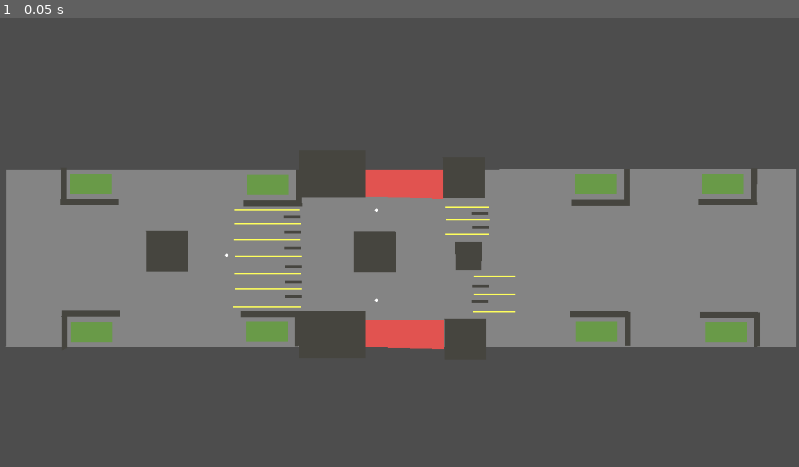
Above: before the commit, frame 1.
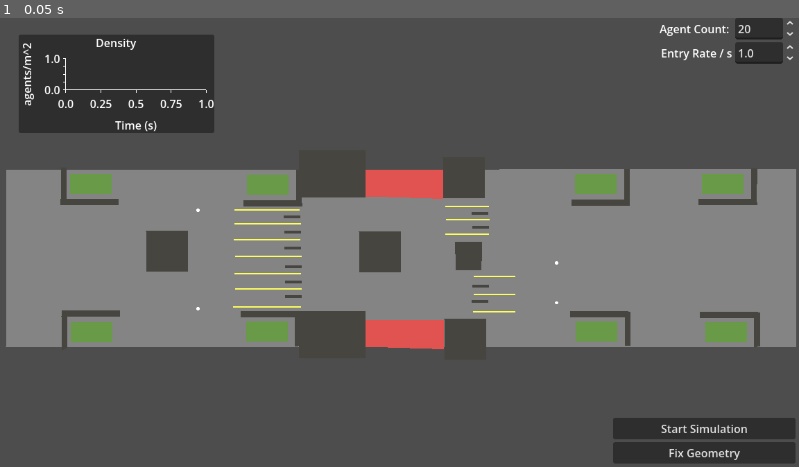
Above: after the commit, the same moment.

Repository: DyloreAquino/Thesis
Game: Godot game, scene res://test_main.tscn
Same seed, same stepped clock (60 frames per second), same inputs: the game is played once before the commit and once after it. The engine's default icon, where the game draws it, is replaced by a stand-in: a white triangle on a blue panel in a dark square.
Inputs:
- Up to frame 1 (0.05 s): no input

The runs differ from the first frame. In frame 1, 8.1% of the frame differs, in the area x 2-100%, y 0-100%.

Commit message:
feat: added journey entry switches for each entry area, fixed some obstacles

Diff:
--- a/godot/thesis-godot/geometry_exporter.gd
+++ b/godot/thesis-godot/geometry_exporter.gd
@@ -15,7 +15,7 @@
 	var message := {
 		"cmd": "setup_geometry",
 		"walkable_area": _polygon_to_scaled_points(walkable_area),
-		"entry_areas": entry_areas.map(_polygon_to_scaled_points),
+		"entry_areas": entry_areas.map(_entry_to_message),
 		"exit_areas": exit_areas.map(_polygon_to_scaled_points),
 		"obstacles": obstacles.map(_polygon_to_scaled_points),
 		"switches": switches.map(_switch_to_message),
@@ -23,6 +23,15 @@
 		"queues": queues.map(_queue_to_message).filter(func(q): return not q.is_empty()),
 	}
 	sim_client.send_message(JSON.stringify(message))
+
+func _entry_to_message(entry: Polygon2D) -> Dictionary:
+	var start: JourneySwitch = initial_switch
+	if entry is JourneyEntry and entry.starting_switch != null:
+		start = entry.starting_switch
+	return {
+		"polygon": _polygon_to_scaled_points(entry),
+		"starting_switch_id": start.switch_id if start else "",
+	}
 
 func _polygon_to_scaled_points(poly: Polygon2D) -> Array:
 	var points := []
--- /dev/null
+++ b/godot/thesis-godot/journey_entry.gd
@@ -0,0 +1,6 @@
+@tool
+extends Polygon2D
+class_name JourneyEntry
+
+## Agents spawned here begin at this switch. Empty uses GeometryExporter's initial switch.
+@export var starting_switch: JourneySwitch
--- a/godot/thesis-godot/test_main.tscn
+++ b/godot/thesis-godot/test_main.tscn
@@ -10,6 +10,7 @@
 [ext_resource type="Script" uid="uid://bv5ty2ta6to7e" path="res://journey_queue.gd" id="7_nedis"]
 [ext_resource type="Script" uid="uid://cfrtainw3mj4h" path="res://resize_handle.gd" id="9_nedis"]
 [ext_resource type="Script" uid="uid://cfaysggxyuyo8" path="res://stat_chart.gd" id="9_xbli7"]
+[ext_resource type="Script" uid="uid://bdcaq7jlyld0p" path="res://journey_entry.gd" id="11_entry"]
 
 [sub_resource type="SphereMesh" id="SphereMesh_7ti3p"]
 radius = 3.0
@@ -29,7 +30,7 @@
 entry_areas = [NodePath("../EntryPoint"), NodePath("../EntryPoint2"), NodePath("../EntryPoint3"), NodePath("../EntryPoint4"), NodePath("../EntryPoint5"), NodePath("../EntryPoint6"), NodePath("../EntryPoint7"), NodePath("../EntryPoint8")]
 exit_areas = [NodePath("../ExitPoint"), NodePath("../ExitPoint2")]
 obstacles = [NodePath("../Obstacle"), NodePath("../Obstacle2"), NodePath("../Obstacle3"), NodePath("../Obstacle4"), Nod …(774 unchanged characters)…
-switches = [NodePath("../JourneySwitch1"), NodePath("../JourneySwitch2"), NodePath("../JourneySwitch3")]
+switches = [NodePath("../JourneySwitch1"), NodePath("../JourneySwitch2"), NodePath("../JourneySwitch3"), NodePath("../JourneySwitch4")]
 initial_switch = NodePath("../JourneySwitch1")
 queues = [NodePath("../QueueLine"), NodePath("../QueueLine2"), NodePath("../QueueLine3"), NodePath("../QueueLine4"), No …(244 unchanged characters)…
 sim_client = NodePath("../SimClient")
@@ -52,11 +53,13 @@
 color = Color(0.5211406, 0.5211406, 0.5211405, 1)
 polygon = PackedVector2Array(47.6335, -14.289307, 1042.807, -16.197067, 1042.807, 595.86163, 47.196487, 594.197)
 
-[node name="EntryPoint" type="Polygon2D" parent="." unique_id=554408330]
+[node name="EntryPoint" type="Polygon2D" parent="." unique_id=554408330 node_paths=PackedStringArray("starting_switch")]
 position = Vector2(-579, -47)
 scale = Vector2(1, 0.6666667)
 color = Color(0.4147725, 0.60473317, 0.28495726, 1)
 polygon = PackedVector2Array(210, 274, 210, 361, 330, 361, 330, 274)
+script = ExtResource("11_entry")
+starting_switch = NodePath("../JourneySwitch1")
 
 [node name="ExitPoint" type="Polygon2D" parent="." unique_id=1589285996]
 position = Vector2(-196, -18)
@@ -75,7 +78,7 @@
 polygon = PackedVector2Array(668.86206, 303, 670.9138, 420, 422.65515, 421, 420.60342, 303)
 
 [node name="Obstacle26" type="Polygon2D" parent="." unique_id=317861058]
-position = Vector2(244.00002, 0)
+position = Vector2(259, 0)
 scale = Vector2(0.48739496, 1)
 color = Color(0.27531895, 0.27096286, 0.2501598, 1)
 polygon = PackedVector2Array(668.86206, 303, 670.9138, 420, 422.65515, 421, 420.60342, 303)
@@ -110,11 +113,13 @@
 color = Color(0.27531895, 0.27096286, 0.2501598, 1)
 polygon = PackedVector2Array(422.6552, 302, 765.2931, 301, 769.3966, 320, 422.6552, 320)
 
-[node name="EntryPoint2" type="Polygon2D" parent="." unique_id=474398043]
+[node name="EntryPoint2" type="Polygon2D" parent="." unique_id=474398043 node_paths=PackedStringArray("starting_switch")]
 position = Vector2(-576.99994, 381)
 scale = Vector2(1, 0.6666667)
 color = Color(0.4147725, 0.60473317, 0.28495726, 1)
 polygon = PackedVector2Array(210, 274, 210, 361, 330, 361, 330, 274)
+script = ExtResource("11_entry")
+starting_switch = NodePath("../JourneySwitch2")
 
 [node name="Obstacle10" type="Polygon2D" parent="." unique_id=206611565]
 position = Vector2(-599, 244)
@@ -128,11 +133,13 @@
 color = Color(0.27531895, 0.27096286, 0.2501598, 1)
 polygon = PackedVector2Array(422.6552, 302, 765.2931, 301, 769.3966, 320, 422.6552, 320)
 
-[node name="EntryPoint4" type="Polygon2D" parent="." unique_id=1005264725]
+[node name="EntryPoint4" type="Polygon2D" parent="." unique_id=1005264725 node_paths=PackedStringArray("starting_switch")]
 position = Vector2(-70.999954, 380)
 scale = Vector2(1, 0.6666667)
 color = Color(0.4147725, 0.60473317, 0.28495726, 1)
 polygon = PackedVector2Array(210, 274, 210, 361, 330, 361, 330, 274)
+script = ExtResource("11_entry")
+starting_switch = NodePath("../JourneySwitch2")
 
 [node name="Obstacle14" type="Polygon2D" parent="." unique_id=1319520698]
 position = Vector2(73.999985, 232)
@@ -146,11 +153,13 @@
 color = Color(0.27531895, 0.27096286, 0.2501598, 1)
 polygon = PackedVector2Array(422.6552, 302, 765.2931, 301, 769.3966, 320, 422.6552, 320)
 
-[node name="EntryPoint5" type="Polygon2D" parent="." unique_id=457380524]
+[node name="EntryPoint5" type="Polygon2D" parent="." unique_id=457380524 node_paths=PackedStringArray("starting_switch")]
 position = Vector2(880.00006, 379)
 scale = Vector2(1, 0.6666667)
 color = Color(0.4147725, 0.60473317, 0.28495726, 1)
 polygon = PackedVector2Array(210, 274, 210, 361, 330, 361, 330, 274)
+script = ExtResource("11_entry")
+starting_switch = NodePath("../JourneySwitch4")
 
 [node name="Obstacle16" type="Polygon2D" parent="." unique_id=1712777561]
 position = Vector2(1025, 231)
@@ -164,11 +173,13 @@
 color = Color(0.27531895, 0.27096286, 0.2501598, 1)
 polygon = PackedVector2Array(422.6552, 302, 765.2931, 301, 769.3966, 320, 422.6552, 320)
 
-[node name="EntryPoint6" type="Polygon2D" parent="." unique_id=2042367719]
+[node name="EntryPoint6" type="Polygon2D" parent="." unique_id=2042367719 node_paths=PackedStringArray("starting_switch")]
 position = Vector2(1253, 382)
 scale = Vector2(1, 0.6666667)
 color = Color(0.4147725, 0.60473317, 0.28495726, 1)
 polygon = PackedVector2Array(210, 274, 210, 361, 330, 361, 330, 274)
+script = ExtResource("11_entry")
+starting_switch = NodePath("../JourneySwitch4")
 
 [node name="Obstacle18" type="Polygon2D" parent="." unique_id=1481630309]
 position = Vector2(1398, 234)
@@ -182,11 +193,13 @@
 color = Color(0.27531895, 0.27096286, 0.2501598, 1)
 polygon = PackedVector2Array(422.6552, 302, 765.2931, 301, 769.3966, 320, 422.6552, 320)
 
-[node name="EntryPoint3" type="Polygon2D" parent="." unique_id=1859302759]
+[node name="EntryPoint3" type="Polygon2D" parent="." unique_id=1859302759 node_paths=PackedStringArray("starting_switch")]
 position = Vector2(-68, -44)
 scale = Vector2(1, 0.6666667)
 color = Color(0.4147725, 0.60473317, 0.28495726, 1)
-polygon = PackedVector2Array(210, 274, 210, 361, 330, 361, 330, 274)
+polygon = PackedVector2Array(210, 274, 210, 361, 330, 361, 330, 274, 257.30234, 274)
+script = ExtResource("11_entry")
+starting_switch = NodePath("../JourneySwitch1")
 
 [node name="Obstacle12" type="Polygon2D" parent="." unique_id=2109516618]
 position = Vector2(77.99992, -179)
@@ -200,11 +213,13 @@
 color = Color(0.27531895, 0.27096286, 0.2501598, 1)
 polygon = PackedVector2Array(422.6552, 302, 765.2931, 301, 769.3966, 320, 422.6552, 320)
 
-[node name="EntryPoint7" type="Polygon2D" parent="." unique_id=1771704394]
+[node name="EntryPoint7" type="Polygon2D" parent="." unique_id=1771704394 node_paths=PackedStringArray("starting_switch")]
 position = Vector2(877, -46)
 scale = Vector2(1, 0.6666667)
 color = Color(0.4147725, 0.60473317, 0.28495726, 1)
 polygon = PackedVector2Array(210, 274, 210, 361, 330, 361, 330, 274)
+script = ExtResource("11_entry")
+starting_switch = NodePath("../JourneySwitch3")
 
 [node name="Obstacle20" type="Polygon2D" parent="." unique_id=929738603]
 position = Vector2(1022.99994, -181)
@@ -218,11 +233,13 @@
 color = Color(0.27531895, 0.27096286, 0.2501598, 1)
 polygon = PackedVector2Array(422.6552, 302, 765.2931, 301, 769.3966, 320, 422.6552, 320)
 
-[node name="EntryPoint8" type="Polygon2D" parent="." unique_id=1612030669]
+[node name="EntryPoint8" type="Polygon2D" parent="." unique_id=1612030669 node_paths=PackedStringArray("starting_switch")]
 position = Vector2(1244, -47)
 scale = Vector2(1, 0.6666667)
 color = Color(0.4147725, 0.60473317, 0.28495726, 1)
 polygon = PackedVector2Array(210, 274, 210, 361, 330, 361, 330, 274)
+script = ExtResource("11_entry")
+starting_switch = NodePath("../JourneySwitch3")
 
 [node name="Obstacle22" type="Polygon2D" parent="." unique_id=165349002]
 position = Vector2(1390, -182)
@@ -306,179 +323,185 @@
 color = Color(0.27531895, 0.27096286, 0.2501598, 1)
 polygon = PackedVector2Array(588, 302, 588, 326, 492, 326, 492, 312.96173, 492, 302)
 
-[node name="QueueLine" type="Line2D" parent="." unique_id=1139622068 node_paths=PackedStringArray("target_switches", "target_exits")]
+[node name="QueueLine" type="Line2D" parent="." unique_id=1139622068 node_paths=PackedStringArray("target_exits")]
 position = Vector2(-376, 89)
 points = PackedVector2Array(669, 152, 482, 152)
 width = 4.0
 default_color = Color(1, 1, 0.36078432, 1)
 script = ExtResource("7_nedis")
-target_switches = [NodePath("../JourneySwitch2"), NodePath("../JourneySwitch3")]
-target_exits = [NodePath("../ExitPoint"), NodePath("../ExitPoint2")]
-transition_type = "least_targeted"
-release_interval_seconds = 4.0
-
-[node name="QueueLine8" type="Line2D" parent="." unique_id=415539988 node_paths=PackedStringArray("target_switches", "target_exits")]
+target_exits = [NodePath("../ExitPoint"), NodePath("../ExitPoint2")]
+transition_type = "least_targeted"
+release_interval_seconds = 4.0
+
+[node name="QueueLine8" type="Line2D" parent="." unique_id=415539988 node_paths=PackedStringArray("target_exits")]
 position = Vector2(171, 159)
 points = PackedVector2Array(669, 152, 543, 152)
 width = 4.0
 default_color = Color(1, 1, 0.36078432, 1)
 script = ExtResource("7_nedis")
-target_switches = [NodePath("../JourneySwitch2"), NodePath("../JourneySwitch3")]
-target_exits = [NodePath("../ExitPoint"), NodePath("../ExitPoint2")]
-transition_type = "least_targeted"
-release_interval_seconds = 4.0
-
-[node name="QueueLine11" type="Line2D" parent="." unique_id=332956193 node_paths=PackedStringArray("target_switches", "target_exits")]
+target_exits = [NodePath("../ExitPoint"), NodePath("../ExitPoint2")]
+transition_type = "least_targeted"
+release_interval_seconds = 4.0
+
+[node name="QueueLine11" type="Line2D" parent="." unique_id=332956193 node_paths=PackedStringArray("target_exits")]
 position = Vector2(373, 281)
 points = PackedVector2Array(422, 152, 543, 152)
 width = 4.0
 default_color = Color(1, 1, 0.36078432, 1)
 script = ExtResource("7_nedis")
-target_switches = [NodePath("../JourneySwitch2"), NodePath("../JourneySwitch3")]
-target_exits = [NodePath("../ExitPoint"), NodePath("../ExitPoint2")]
-transition_type = "least_targeted"
-release_interval_seconds = 4.0
-
-[node name="QueueLine9" type="Line2D" parent="." unique_id=539308695 node_paths=PackedStringArray("target_switches", "target_exits")]
+target_exits = [NodePath("../ExitPoint"), NodePath("../ExitPoint2")]
+transition_type = "least_targeted"
+release_interval_seconds = 4.0
+
+[node name="QueueLine9" type="Line2D" parent="." unique_id=539308695 node_paths=PackedStringArray("target_exits")]
 position = Vector2(173, 116)
 points = PackedVector2Array(669, 152, 543, 152)
 width = 4.0
 default_color = Color(1, 1, 0.36078432, 1)
 script = ExtResource("7_nedis")
-target_switches = [NodePath("../JourneySwitch2"), NodePath("../JourneySwitch3")]
-target_exits = [NodePath("../ExitPoint"), NodePath("../ExitPoint2")]
-transition_type = "least_targeted"
-release_interval_seconds = 4.0
-
-[node name="QueueLine12" type="Line2D" parent="." unique_id=1669580491 node_paths=PackedStringArray("target_switches", "target_exits")]
+target_exits = [NodePath("../ExitPoint"), NodePath("../ExitPoint2")]
+transition_type = "least_targeted"
+release_interval_seconds = 4.0
+
+[node name="QueueLine12" type="Line2D" parent="." unique_id=1669580491 node_paths=PackedStringArray("target_exits")]
 position = Vector2(372, 333)
 points = PackedVector2Array(423, 152, 543, 152)
 width = 4.0
 default_color = Color(1, 1, 0.36078432, 1)
 script = ExtResource("7_nedis")
-target_switches = [NodePath("../JourneySwitch2"), NodePath("../JourneySwitch3")]
-target_exits = [NodePath("../ExitPoint"), NodePath("../ExitPoint2")]
-transition_type = "least_targeted"
-release_interval_seconds = 4.0
-
-[node name="QueueLine10" type="Line2D" parent="." unique_id=979715031 node_paths=PackedStringArray("target_switches", "target_exits")]
-position = Vector2(170, 80)
+target_exits = [NodePath("../ExitPoint"), NodePath("../ExitPoint2")]
+transition_type = "least_targeted"
+release_interval_seconds = 4.0
+
+[node name="QueueLine10" type="Line2D" parent="." unique_id=979715031 node_paths=PackedStringArray("target_exits")]
+position = Vector2(170, 79)
 points = PackedVector2Array(669, 152, 543, 152)
 width = 4.0
 default_color = Color(1, 1, 0.36078432, 1)
 script = ExtResource("7_nedis")
-target_switches = [NodePath("../JourneySwitch2"), NodePath("../JourneySwitch3")]
-target_exits = [NodePath("../ExitPoint"), NodePath("../ExitPoint2")]
-transition_type = "least_targeted"
-release_interval_seconds = 4.0
-
-[node name="QueueLine15" type="Line2D" parent="." unique_id=1129985217 node_paths=PackedStringArray("target_switches", "target_exits")]
+target_exits = [NodePath("../ExitPoint"), NodePath("../ExitPoint2")]
+transition_type = "least_targeted"
+release_interval_seconds = 4.0
+
+[node name="QueueLine15" type="Line2D" parent="." unique_id=1129985217 node_paths=PackedStringArray("target_exits")]
 position = Vector2(368, 382)
 points = PackedVector2Array(426, 152, 548, 152)
 width = 4.0
 default_color = Color(1, 1, 0.36078432, 1)
 script = ExtResource("7_nedis")
-target_switches = [NodePath("../JourneySwitch2"), NodePath("../JourneySwitch3")]
-target_exits = [NodePath("../ExitPoint"), NodePath("../ExitPoint2")]
-transition_type = "least_targeted"
-release_interval_seconds = 4.0
-
-[node name="QueueLine2" type="Line2D" parent="." unique_id=431844337 node_paths=PackedStringArray("target_switches", "target_exits")]
+target_exits = [NodePath("../ExitPoint"), NodePath("../ExitPoint2")]
+transition_type = "least_targeted"
+release_interval_seconds = 4.0
+
+[node name="QueueLine2" type="Line2D" parent="." unique_id=431844337 node_paths=PackedStringArray("target_exits")]
 position = Vector2(-380, 134)
 points = PackedVector2Array(677, 147, 485, 147)
 width = 4.0
 default_color = Color(1, 1, 0.36078432, 1)
 script = ExtResource("7_nedis")
-target_switches = [NodePath("../JourneySwitch2"), NodePath("../JourneySwitch3")]
-target_exits = [NodePath("../ExitPoint"), NodePath("../ExitPoint2")]
-transition_type = "least_targeted"
-release_interval_seconds = 4.0
-
-[node name="QueueLine3" type="Line2D" parent="." unique_id=1523155163 node_paths=PackedStringArray("target_switches", "target_exits")]
+target_exits = [NodePath("../ExitPoint"), NodePath("../ExitPoint2")]
+transition_type = "least_targeted"
+release_interval_seconds = 4.0
+
+[node name="QueueLine3" type="Line2D" parent="." unique_id=1523155163 node_paths=PackedStringArray("target_exits")]
 position = Vector2(-381, 184)
 points = PackedVector2Array(676, 143, 484, 143)
 width = 4.0
 default_color = Color(1, 1, 0.36078432, 1)
 script = ExtResource("7_nedis")
-target_switches = [NodePath("../JourneySwitch2"), NodePath("../JourneySwitch3")]
-target_exits = [NodePath("../ExitPoint"), NodePath("../ExitPoint2")]
-transition_type = "least_targeted"
-release_interval_seconds = 4.0
-
-[node name="QueueLine4" type="Line2D" parent="." unique_id=1065396825 node_paths=PackedStringArray("target_switches", "target_exits")]
+target_exits = [NodePath("../ExitPoint"), NodePath("../ExitPoint2")]
+transition_type = "least_targeted"
+release_interval_seconds = 4.0
+
+[node name="QueueLine4" type="Line2D" parent="." unique_id=1065396825 node_paths=PackedStringArray("target_exits")]
 position = Vector2(-377, 227)
 points = PackedVector2Array(676, 148, 484, 148)
 width = 4.0
 default_color = Color(1, 1, 0.36078432, 1)
 script = ExtResource("7_nedis")
-target_switches = [NodePath("../JourneySwitch2"), NodePath("../JourneySwitch3")]
-target_exits = [NodePath("../ExitPoint"), NodePath("../ExitPoint2")]
-transition_type = "least_targeted"
-release_interval_seconds = 4.0
-
-[node name="QueueLine5" type="Line2D" parent="." unique_id=1336792386 node_paths=PackedStringArray("target_switches", "target_exits")]
+target_exits = [NodePath("../ExitPoint"), NodePath("../ExitPoint2")]
+transition_type = "least_targeted"
+release_interval_seconds = 4.0
+
+[node name="QueueLine5" type="Line2D" parent="." unique_id=1336792386 node_paths=PackedStringArray("target_exits")]
 position = Vector2(-381, 277)
 points = PackedVector2Array(679, 148, 487, 148)
 width = 4.0
 default_color = Color(1, 1, 0.36078432, 1)
 script = ExtResource("7_nedis")
-target_switches = [NodePath("../JourneySwitch2"), NodePath("../JourneySwitch3")]
-target_exits = [NodePath("../ExitPoint"), NodePath("../ExitPoint2")]
-transition_type = "least_targeted"
-release_interval_seconds = 4.0
-
-[node name="QueueLine6" type="Line2D" parent="." unique_id=403763594 node_paths=PackedStringArray("target_switches", "target_exits")]
+target_exits = [NodePath("../ExitPoint"), NodePath("../ExitPoint2")]
+transition_type = "least_targeted"
+release_interval_seconds = 4.0
+
+[node name="QueueLine6" type="Line2D" parent="." unique_id=403763594 node_paths=PackedStringArray("target_exits")]
 position = Vector2(-379, 321)
 points = PackedVector2Array(679, 148, 487, 148)
 width = 4.0
 default_color = Color(1, 1, 0.36078432, 1)
 script = ExtResource("7_nedis")
-target_switches = [NodePath("../JourneySwitch2"), NodePath("../JourneySwitch3")]
-target_exits = [NodePath("../ExitPoint"), NodePath("../ExitPoint2")]
-transition_type = "least_targeted"
-release_interval_seconds = 4.0
-
-[node name="QueueLine7" type="Line2D" parent="." unique_id=497106898 node_paths=PackedStringArray("target_switches", "target_exits")]
+target_exits = [NodePath("../ExitPoint"), NodePath("../ExitPoint2")]
+transition_type = "least_targeted"
+release_interval_seconds = 4.0
+
+[node name="QueueLine7" type="Line2D" parent="." unique_id=497106898 node_paths=PackedStringArray("target_exits")]
 position = Vector2(-382, 373)
 points = PackedVector2Array(679, 148, 484, 148)
 width = 4.0
 default_color = Color(1, 1, 0.36078432, 1)
 script = ExtResource("7_nedis")
-target_switches = [NodePath("../JourneySwitch2"), NodePath("../JourneySwitch3")]
-target_exits = [NodePath("../ExitPoint"), NodePath("../ExitPoint2")]
-transition_type = "least_targeted"
-release_interval_seconds = 4.0
-
-[node name="JourneySwitch3" type="Marker2D" parent="." unique_id=1490291367 node_paths=PackedStringArray("target_exits")]
-position = Vector2(515, 241)
-script = ExtResource("6_saih3")
-switch_id = "switch_c"
-target_exits = [NodePath("../ExitPoint")]
-
-[node name="MeshInstance2D" type="MeshInstance2D" parent="JourneySwitch3" unique_id=154269977]
-scale = Vector2(1.6685566, 3.3333333)
-mesh = SubResource("SphereMesh_7ti3p")
-
-[node name="JourneySwitch2" type="Marker2D" parent="." unique_id=1227249041 node_paths=PackedStringArray("target_exits")]
-position = Vector2(515, 501)
-script = ExtResource("6_saih3")
-switch_id = "switch_b"
-target_exits = [NodePath("../ExitPoint2")]
-
-[node name="MeshInstance2D" type="MeshInstance2D" parent="JourneySwitch2" unique_id=412853809]
-scale = Vector2(1.6685566, 3.3333333)
-mesh = SubResource("SphereMesh_7ti3p")
+target_exits = [NodePath("../ExitPoint"), NodePath("../ExitPoint2")]
+transition_type = "least_targeted"
+release_interval_seconds = 4.0
 
 [node name="JourneySwitch1" type="Marker2D" parent="." unique_id=1155639863 node_paths=PackedStringArray("target_queues")]
-position = Vector2(217, 367)
+position = Vector2(0, 241)
 script = ExtResource("6_saih3")
 switch_id = "switch_a"
 radius_m = 3.0
-target_queues = [NodePath("../QueueLine"), NodePath("../Queu …(103 unchanged characters)… /QueueLine6"), NodePath("../QueueLine7"), NodePath("../QueueLine8"), NodePath("../QueueLine9"), NodePath("../QueueLine10"), NodePath("../QueueLine11"), NodePath("../QueueLine12"), NodePath("../QueueLine15")]
+target_queues = [NodePath("../QueueLine"), NodePath("../Queu …(103 unchanged characters)… /QueueLine6"), NodePath("../QueueLine7")]
 transition_type = "least_targeted"
 
 [node name="MeshInstance2D" type="MeshInstance2D" parent="JourneySwitch1" unique_id=1091922043]
-position = Vector2(-133.99998, 3.9999998)
+position = Vector2(-3.0517578e-05, 0)
+scale = Vector2(1.6685566, 3.3333333)
+mesh = SubResource("SphereMesh_7ti3p")
+
+[node name="JourneySwitch3" type="Marker2D" parent="." unique_id=811989249 node_paths=PackedStringArray("target_queues")]
+position = Vector2(1034, 393)
+script = ExtResource("6_saih3")
+switch_id = "switch_c"
+radius_m = 3.0
+target_queues = [NodePath("../QueueLine11"), NodePath("../QueueLine12"), NodePath("../QueueLine15")]
+transition_type = "least_targeted"
+
+[node name="MeshInstance2D" type="MeshInstance2D" parent="JourneySwitch3" unique_id=89993222]
+position = Vector2(-3.0517578e-05, 0)
+scale = Vector2(1.6685566, 3.3333333)
+mesh = SubResource("SphereMesh_7ti3p")
+
+[node name="JourneySwitch4" type="Marker2D" parent="." unique_id=545013696 node_paths=PackedStringArray("target_queues")]
+position = Vector2(1034, 508)
+script = ExtResource("6_saih3")
+switch_id = "switch_d"
+radius_m = 3.0
+target_queues = [NodePath("../QueueLine11"), NodePath("../QueueLine12"), NodePath("../QueueLine15")]
+transition_type = "least_targeted"
+
+[node name="MeshInstance2D" type="MeshInstance2D" parent="JourneySwitch4" unique_id=192050369]
+position = Vector2(-3.0517578e-05, 0)
+scale = Vector2(1.6685566, 3.3333333)
+mesh = SubResource("SphereMesh_7ti3p")
+
+[node name="JourneySwitch2" type="Marker2D" parent="." unique_id=728520176 node_paths=PackedStringArray("target_queues")]
+position = Vector2(0, 525)
+script = ExtResource("6_saih3")
+switch_id = "switch_b"
+radius_m = 3.0
+target_queues = [NodePath("../QueueLine"), NodePath("../QueueLine2"), NodePath("../QueueLine3"), NodePath("../QueueLine4"), NodePath("../QueueLine5"), NodePath("../QueueLine6"), NodePath("../QueueLine7")]
+transition_type = "least_targeted"
+
+[node name="MeshInstance2D" type="MeshInstance2D" parent="JourneySwitch2" unique_id=143183562]
+position = Vector2(-3.0517578e-05, 0)
 scale = Vector2(1.6685566, 3.3333333)
 mesh = SubResource("SphereMesh_7ti3p")
 
@@ -494,10 +517,8 @@
 anchors_preset = 15
 anchor_right = 1.0
 anchor_bottom = 1.0
-offset_left = 83.0
-offset_top = 828.0
-offset_right = 83.0
-offset_bottom = 828.0
+offset_left = -5.0
+offset_right = -5.0
 grow_horizontal = 2
 grow_vertical = 2
 
Not shown, added: godot/thesis-godot/journey_entry.gd.uid
Not shown, changed: sim_server/geometry.py
Not shown, changed: sim_server/routing.py
Not shown, changed: sim_server/spawning.py
